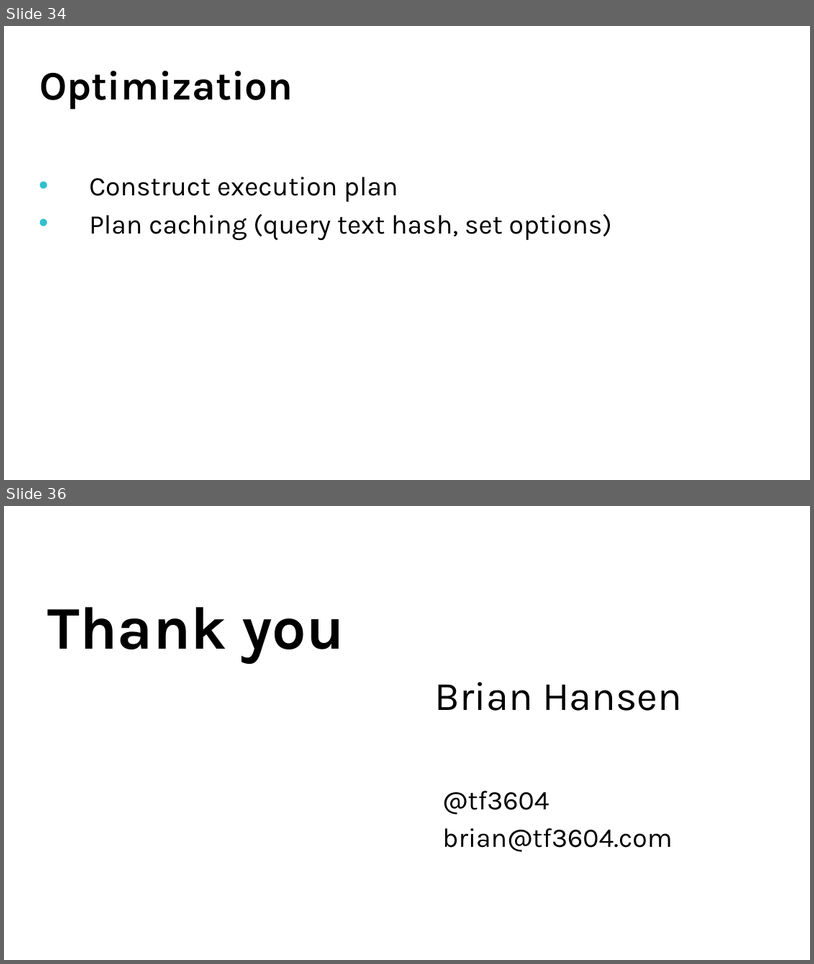
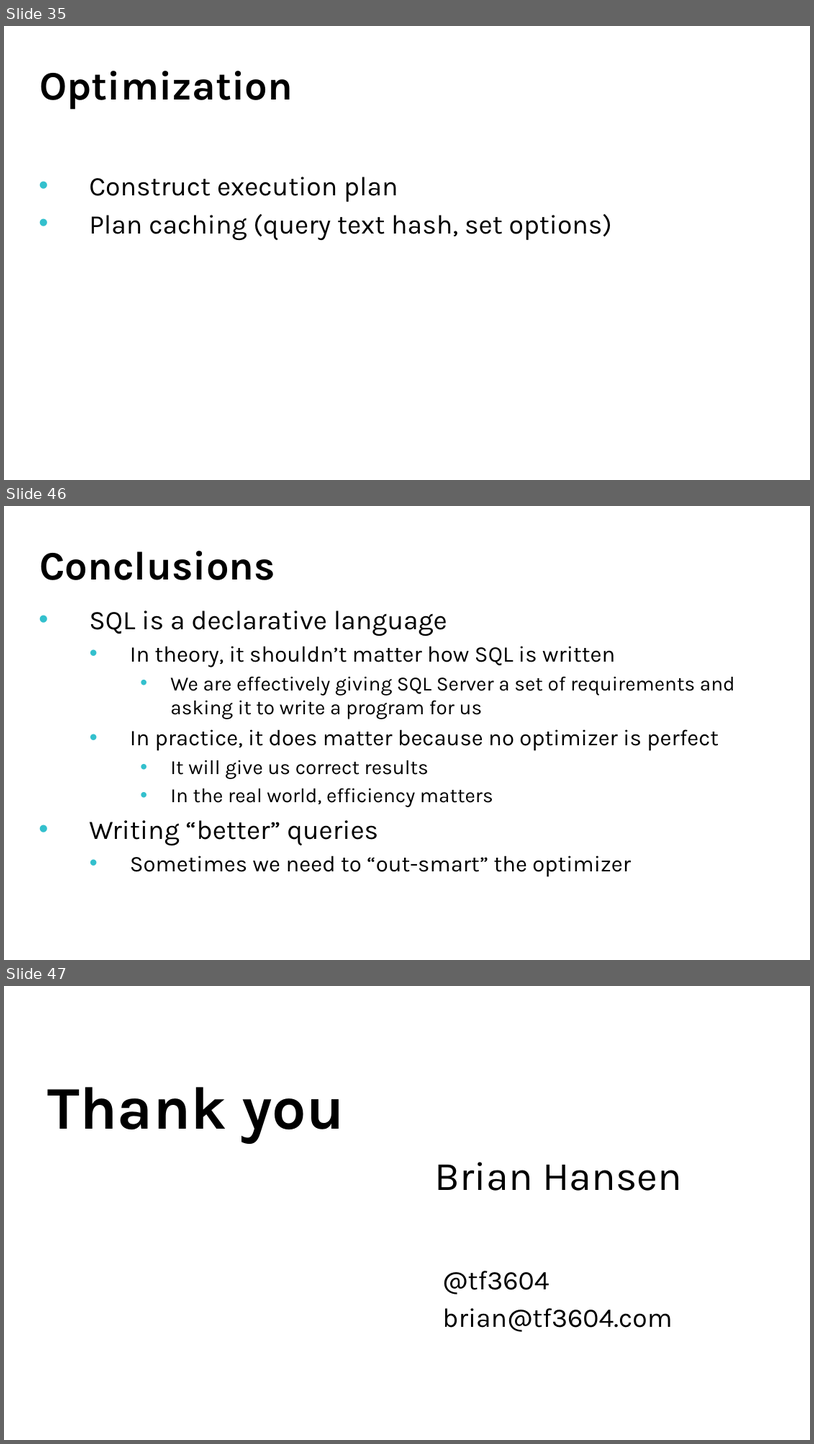
Before and after one commit to tf3604/OptimizerPresentation, a slide deck: Hansen - Get Your Optimizer to Give up All Its Secrets.pptx. Shown one above the other, each under a label of ours: slides 34 and 36 before the commit, slides 35, 46 and 47 after it; the slides between them are not shown. The pictures are 814x964 and 814x1444 pixels, drawn with LibreOffice and Linux fonts; fonts in the diff are those of the drawing; background and template pictures are left out. Boxes give left, top, right and bottom in pixels: in the first picture for what was removed or moved away, otherwise in the second. Text is boxed around its words. In the diff, an @@ line names an element or a change of style, - is before the commit and + after.

```diff
--- a/Hansen - Get Your Optimizer to Give up All Its Secrets.pptx
+++ b/Hansen - Get Your Optimizer to Give up All Its Secrets.pptx
@@ slide 46 added at (x1=4, y1=506, x2=810, y2=960), background picture (left out) @@
@@ title added at (x1=39, y1=551, x2=275, y2=580), 36 pt, text #000000, bold @@
+Conclusions
@@ text added at (x1=89, y1=610, x2=736, y2=877), 18 pt, text #000000 @@
+• SQL is a declarative language
+  • In theory, it shouldn’t matter how SQL is written
+    • We are effectively giving SQL Server a set of requirements and asking it to write a program for us
+  • In practice, it does matter because no optimizer is perfect
+    • It will give us correct results
+    • In the real world, efficiency matters
+• Writing “better” queries
+  • Sometimes we need to “out-smart” the optimizer
@@ what was slide 34 is now slide 35 @@
@@ what was slide 36 is now slide 47 @@
```
Also in this commit, not shown: 1 slide changed, 10 other slides added.
